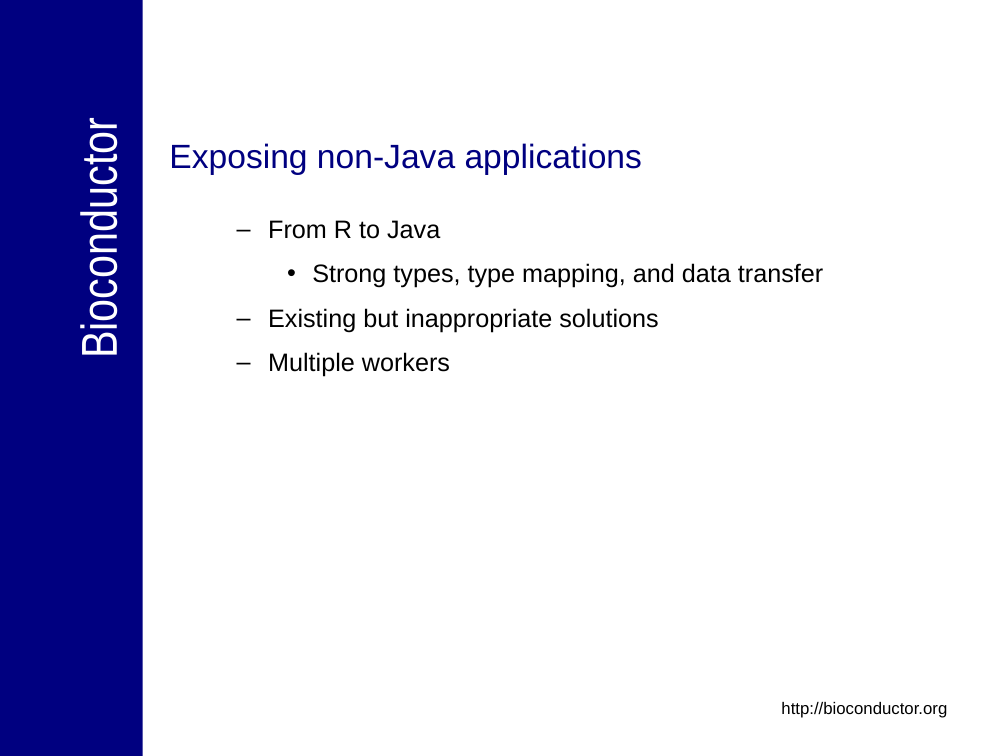
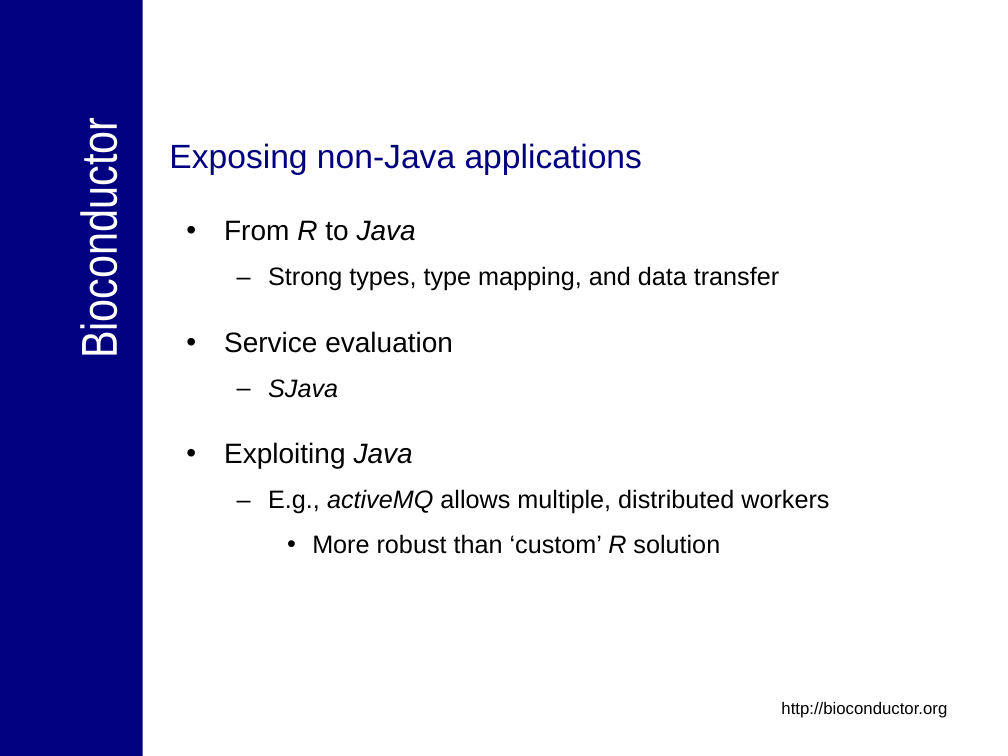
Before and after one commit to NCIP/bioconductor, a slide deck: slide 27 of bioconductor/Presentations/caBIG_Annual_Meeting_2007_Tech_Demo.ppt (slide 25 before the commit). Drawn at 1008x756 pixels with LibreOffice and Linux fonts; fonts in the diff are those of the drawing; background and template pictures are left out. Boxes give left, top, right and bottom in pixels: in the first picture for what was removed or moved away, otherwise in the second. Text is boxed around its words. In the diff, an @@ line names an element or a change of style, - is before the commit and + after.

```diff
--- a/bioconductor/Presentations/caBIG_Annual_Meeting_2007_Tech_Demo.ppt
+++ b/bioconductor/Presentations/caBIG_Annual_Meeting_2007_Tech_Demo.ppt
@@ text at box(224, 220, 779, 291): size 18 to 20 pt in "From R to Java"; italic on in "R Java"; bullet – to •; list level 2 to 1 in "From R to Java"; bullet • to –; list level 3 to 2 in "Strong types, type mapping, and ..." @@
@@ text at box(224, 331, 829, 554): text changed @@
-  – Existing but inappropriate solutions
-  – Multiple workers
+• Service evaluation
+  – SJava
+• Exploiting Java
+  – E.g., activeMQ allows multiple, distributed workers
+    • More robust than ‘custom’ R solution
```
Also in this commit, not shown: 13 other slides changed, 6 slides added, 3 slides removed.
